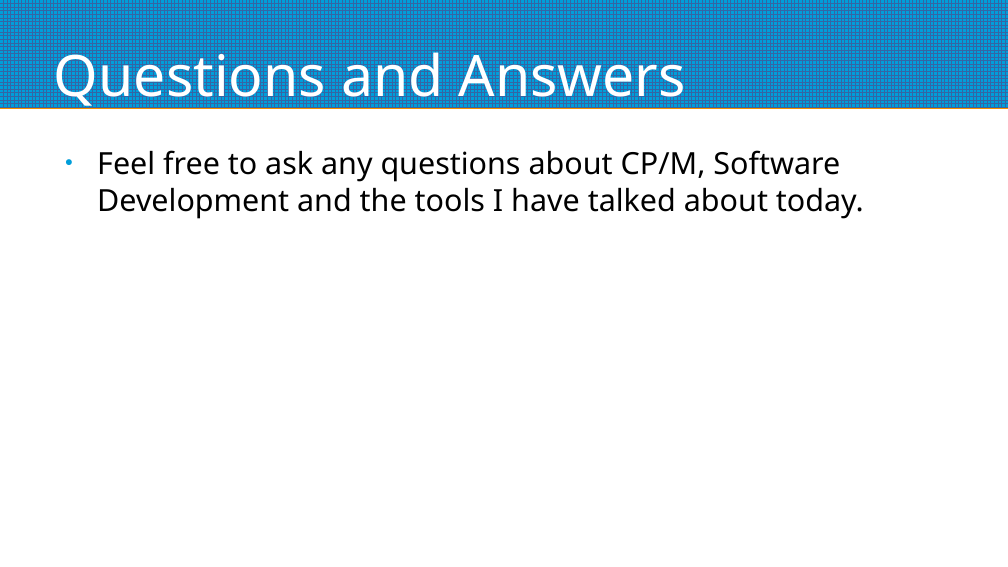
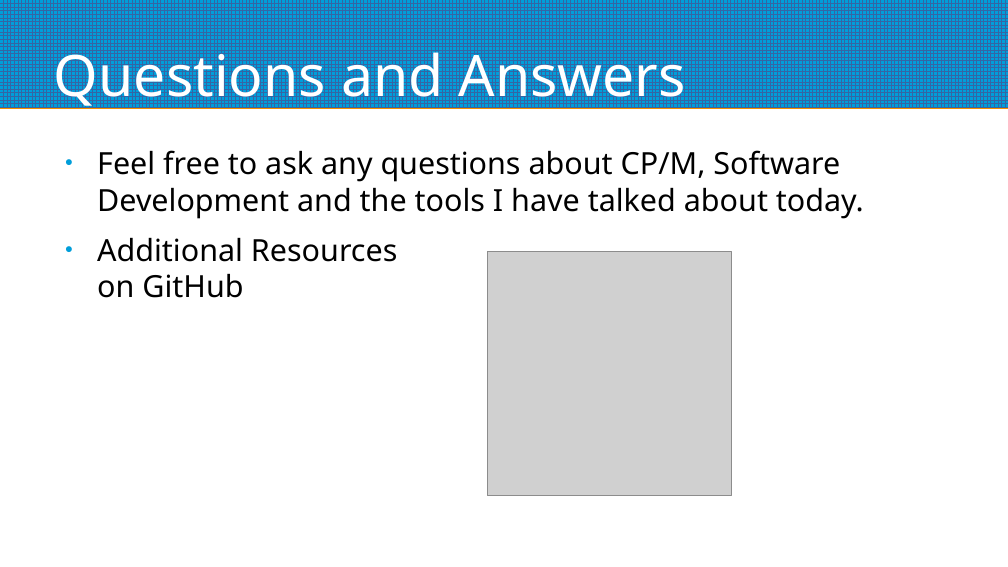
Before and after one commit to mggates39/Programming-With-CPM, a slide deck: slide 62 of CPM_Programming_Slides.odp (slide 58 before the commit). Drawn at 1008x567 pixels with LibreOffice and Linux fonts; fonts in the diff are those of the drawing; grey boxes stand for pictures. Boxes give left, top, right and bottom in pixels: in the first picture for what was removed or moved away, otherwise in the second. Text is boxed around its words. In the diff, an @@ line names an element or a change of style, - is before the commit and + after.

```diff
--- a/CPM_Programming_Slides.odp
+++ b/CPM_Programming_Slides.odp
@@ text at box(97, 237, 397, 298): paragraph added @@
+● Additional Resources
+  on GitHub
@@ picture added at box(488, 252, 732, 496) @@
```
Also in this commit, not shown: 2 other slides changed, 4 slides added, 1 other file.
